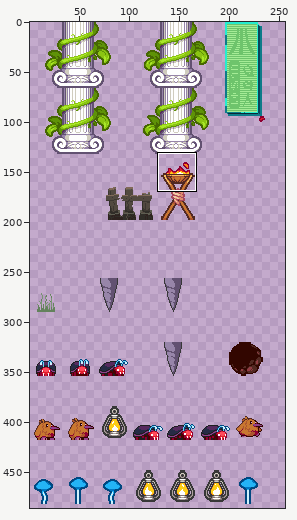
Edited in one commit: sprite sheet (images/shared-1-sheet3.png). Above: a wide view before the commit, with the close-up outlined.
Close-up. Before the commit:
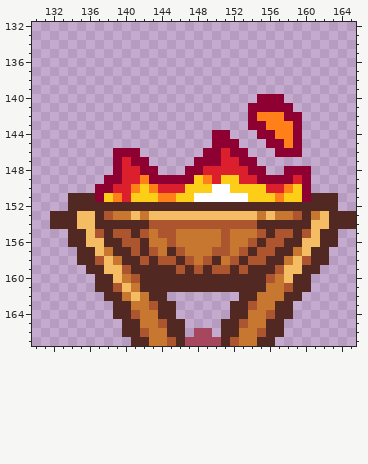
The file is 256x512 pixels. Colours within 5 levels of each other are drawn and written as one. Shown: x 130..165, y 132..167. The old version is drawn lined up with the new one. The wide view leaves out empty margins. The commit also changed other parts of the picture, which this record leaves out.
Once edited:
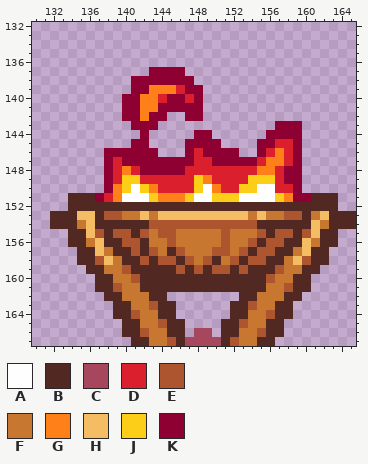
Palette (. is transparent): A #fefefe  B #512922  C #a7475e  D #dc1f2c  E #ac552f  F #c87730  G #ff7f18  H #f4bc63  J #fcce17  K #8e0032
What changed:
drawings rearranged on the sheet (the old picture shows each at its new place; 5 dropped ones are not shown)
y 137: x 143..146 .... -> KKKK
y 138: x 141..147 ....... -> KKKKKKK
y 139: x 141..148 ........ -> KKGGGDKK
y 140: x 140..148 ......... -> KKGGDKKDK; x 155..157 KKK -> ...
y 141: x 140..148 ......... -> KKGGKKKKK; x 154..158 KKKKK -> .....
y 142: x 140..144 ..... -> KKGKK; x 147..148 .. -> KK; x 154..159 KGGGKK -> ......
y 143: x 141..143 ... -> KKK; x 154..158 KKGGG -> ...KK
y 144: x 142 . -> K; x 148..151 ..KK -> KK..; x 155 K -> .; x 157..158 GG -> KK
y 145: x 141..142 .. -> KK; x 147..149 ... -> KKK; x 151..152 KK -> ..; x 155 . -> K; x 157..158 KG -> DD
y 146: x 138 . -> K; x 142..143 .. -> KK; x 147..148 .. -> KD; x 151 D -> K; x 153 K -> .; x 155..158 ..KK -> KDGD
y 147: x 138..140 .KD -> KDK; x 143..149 .....KK -> KKKKKDD; x 151..152 DD -> KK; x 155..159 ..... -> DGGDK
y 148: x 138..140 .KD -> KDG; x 144..148 ...KK -> KKKDD; x 154..157 KK.. -> DGGD; x 160 K -> .
y 149: x 139..147 KDDGKKKKK -> DJJDDDDDD; x 151..152 JJ -> DD; x 154..157 DKKK -> JJJD; x 159..160 DK -> K.
y 150: x 137 K -> .; x 139..141 DDG -> GJA; x 147 J -> D; x 149..152 JAAJ -> AGDD; x 155..156 JD -> AA; x 158..160 GJK -> DK.
y 151: x 138 J -> D; x 140..142 DJJ -> AAA; x 146 J -> G; x 150..152 AAA -> JJJ; x 154..159 JJJGJJ -> AAAJGK
y 153: x 139 F -> E; x 141..143 HFH -> FHF; x 154..156 HFH -> FHF; x 158 F -> E
y 154: x 135 H -> F; x 162 H -> F
y 156: x 136 H -> F; x 161 H -> F
y 159: x 138..139 HH -> FF; x 158..159 HH -> FF
y 160: x 139 H -> F; x 158 H -> F
y 161: x 140 H -> F
y 162: x 141 H -> F
